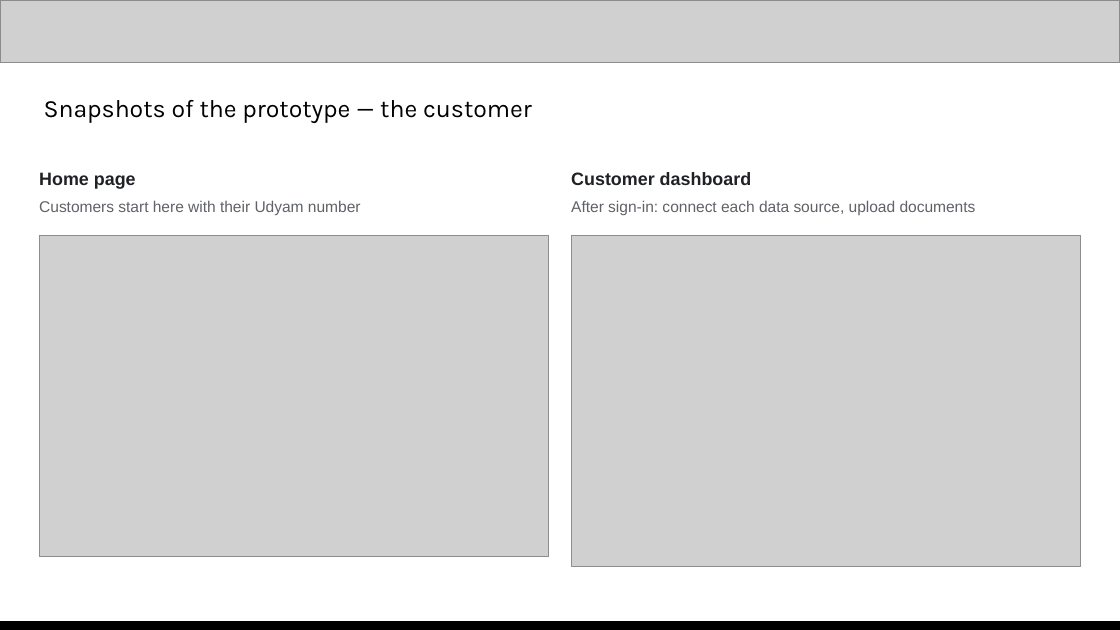
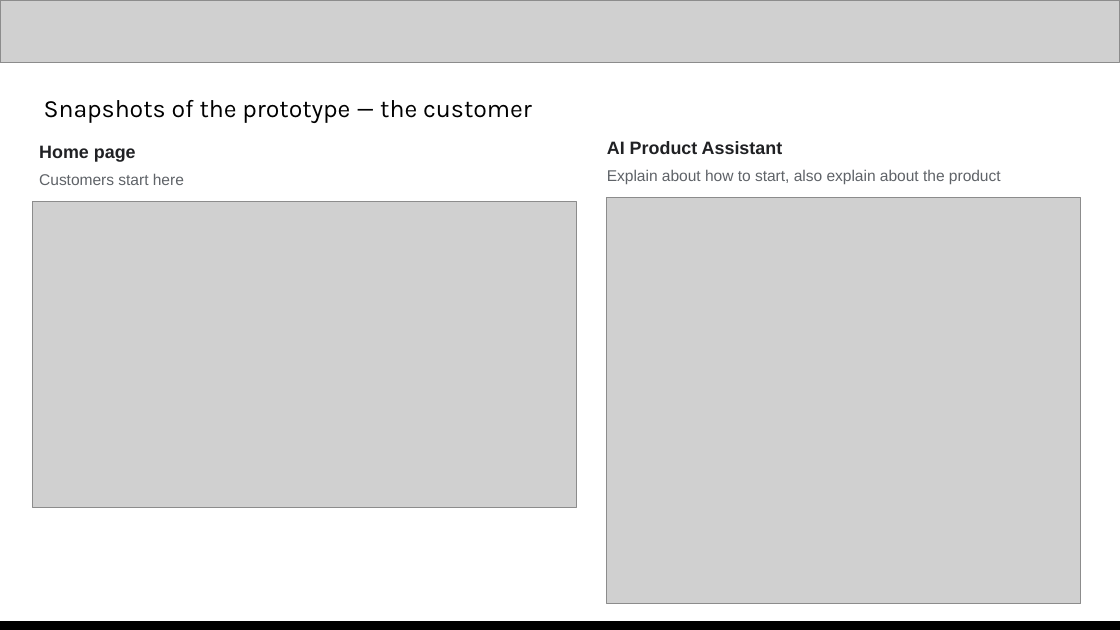
Before and after one commit to abhinavmukwane/FinRiskLensAI-RAG-V2, a slide deck: slide 10 of Doc/FinRiskLens_AI_Builder_Cup_2026.pptx. Drawn at 1120x630 pixels with LibreOffice and Linux fonts; fonts in the diff are those of the drawing; grey boxes stand for pictures. Boxes give left, top, right and bottom in pixels: in the first picture for what was removed or moved away, otherwise in the second. Text is boxed around its words. In the diff, an @@ line names an element or a change of style, - is before the commit and + after.

```diff
--- a/Doc/FinRiskLens_AI_Builder_Cup_2026.pptx
+++ b/Doc/FinRiskLens_AI_Builder_Cup_2026.pptx
@@ text "Home page": place and size @@
-text "Home page" at box(39, 172, 136, 189)
+text "Home page" at box(39, 145, 136, 162)
@@ text added at box(607, 141, 783, 154), 11.5 pt, text #202124, bold @@
+AI Product Assistant
@@ text at box(39, 173, 184, 185): text changed @@
-Customers start here with their Udyam number
+Customers start here
@@ text removed at box(571, 172, 751, 185) @@
-Customer dashboard
@@ text added at box(607, 169, 1001, 184), 10 pt, text #5F6368 @@
+Explain about how to start, also explain about the product
@@ picture: place and size @@
-picture at box(39, 235, 549, 557)
+picture at box(32, 202, 576, 507)
@@ text removed at box(571, 200, 976, 215) @@
-After sign-in: connect each data source, upload documents
@@ picture: place and size @@
-picture at box(571, 235, 1081, 567)
+picture at box(607, 197, 1081, 604)
```
Also in this commit, not shown: 15 other slides changed, 3 slides added, 2 other files.
